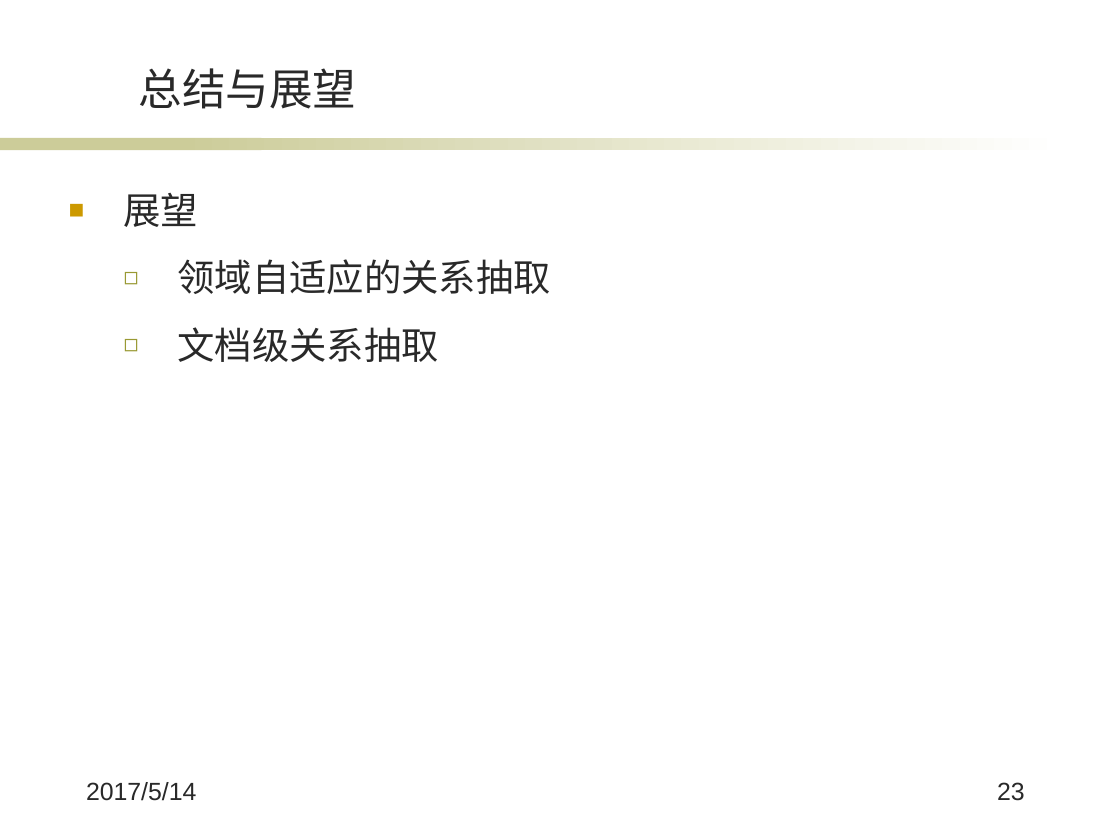
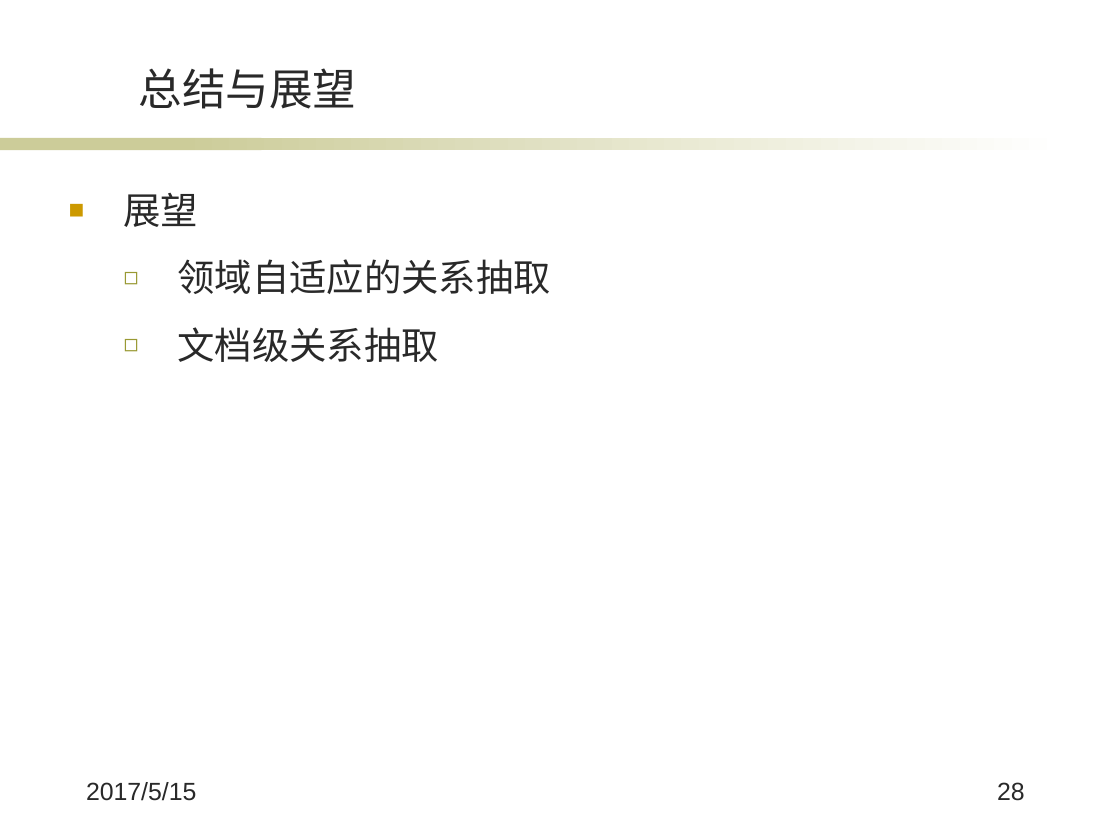
Before and after one commit to wqpod2g/paper, a slide deck: slide 28 of 毕业答辩ppt.pptx (slide 23 before the commit). Drawn at 1120x840 pixels with LibreOffice and Linux fonts; fonts in the diff are those of the drawing; background and template pictures are left out. Boxes give left, top, right and bottom in pixels: in the first picture for what was removed or moved away, otherwise in the second. Text is boxed around its words. In the diff, an @@ line names an element or a change of style, - is before the commit and + after.

```diff
--- a/毕业答辩ppt.pptx
+++ b/毕业答辩ppt.pptx
@@ text at <box>86,782,196,801</box>: text changed @@
-2017/5/14
+2017/5/15
@@ page number at <box>997,782,1025,801</box>: text changed @@
-23
+28
```
Also in this commit, not shown: 15 other slides changed, 6 slides added, 1 slide removed, 2 other files.
